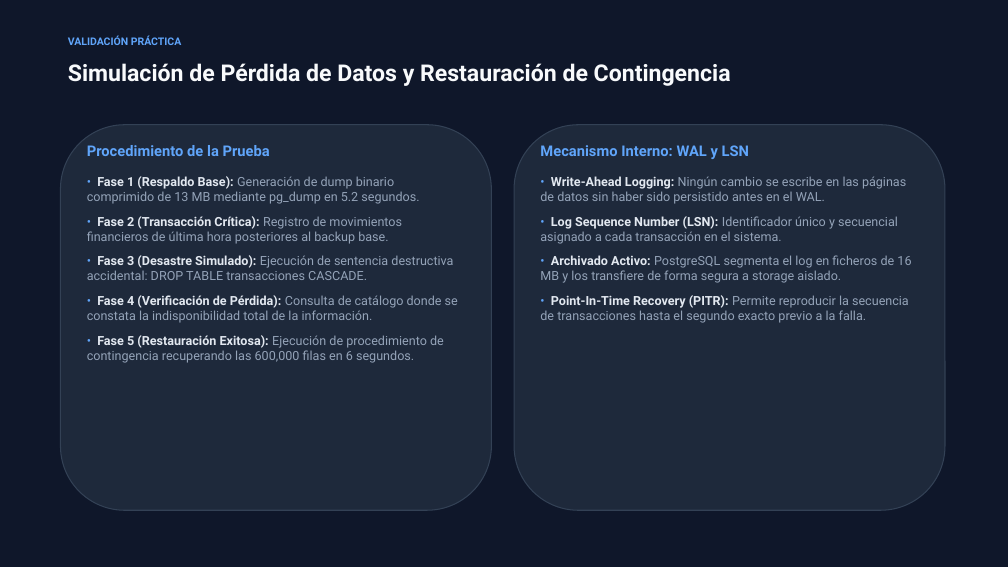
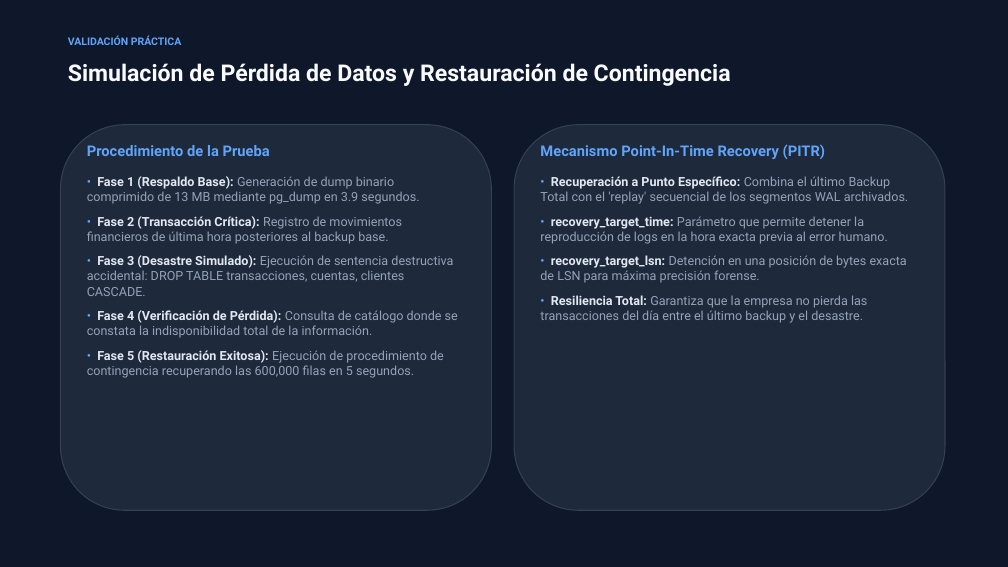
Before and after one commit to EmilyCayambe/Openmetadata, a slide deck: slide 8 of presentacion/Presentacion_Telemetria_Optimizacion.pptx (slide 5 before the commit). Drawn at 1008x567 pixels with LibreOffice and Linux fonts; fonts in the diff are those of the drawing. Boxes give left, top, right and bottom in pixels: in the first picture for what was removed or moved away, otherwise in the second. Text is boxed around its words. In the diff, an @@ line names an element or a change of style, - is before the commit and + after.

Commit message:
feat(slides): document archive_mode postmaster context, %p/%f syntax, and archiver process in backup slides

```diff
--- a/presentacion/Presentacion_Telemetria_Optimizacion.pptx
+++ b/presentacion/Presentacion_Telemetria_Optimizacion.pptx
@@ text at [540, 144, 825, 159]: text changed @@
-Mecanismo Interno: WAL y LSN
+Mecanismo Point-In-Time Recovery (PITR)
@@ text at [87, 176, 419, 204]: text changed @@
-• Fase 1 (Respaldo Base): Generación de dump binario comprimido de 13 MB mediante pg_dump en 5.2 segundos.
+• Fase 1 (Respaldo Base): Generación de dump binario comprimido de 13 MB mediante pg_dump en 3.9 segundos.
@@ text at [540, 176, 908, 323]: text changed @@
-• Write-Ahead Logging: Ningún cambio se escribe en las páginas de datos sin haber sido persistido antes en el WAL.
-• Log Sequence Number (LSN): Identificador único y secuencial asignado a cada transacción en el sistema.
-• Archivado Activo: PostgreSQL segmenta el log en ficheros de 16 MB y los transfiere de forma segura a storage aislado.
-• Point-In-Time Recovery (PITR): Permite reproducir la secuencia de transacciones hasta el segundo exacto previo a la falla.
+• Recuperación a Punto Específico: Combina el último Backup Total con el 'replay' secuencial de los segmentos WAL archivados.
+• recovery_target_time: Parámetro que permite detener la reproducción de logs en la hora exacta previa al error humano.
+• recovery_target_lsn: Detención en una posición de bytes exacta de LSN para máxima precisión forense.
+• Resiliencia Total: Garantiza que la empresa no pierda las transacciones del día entre el último backup y el desastre.
@@ text at [87, 255, 453, 296]: text changed @@
-• Fase 3 (Desastre Simulado): Ejecución de sentencia destructiva accidental: DROP TABLE transacciones CASCADE.
+• Fase 3 (Desastre Simulado): Ejecución de sentencia destructiva accidental: DROP TABLE transacciones, cuentas, clientes CASCADE.
@@ text at [87, 350, 444, 378]: text changed @@
-• Fase 5 (Restauración Exitosa): Ejecución de procedimiento de contingencia recuperando las 600,000 filas en 6 segundos.
+• Fase 5 (Restauración Exitosa): Ejecución de procedimiento de contingencia recuperando las 600,000 filas en 5 segundos.
```
Also in this commit, not shown: 1 other slide changed, 3 slides added, 1 other file.
